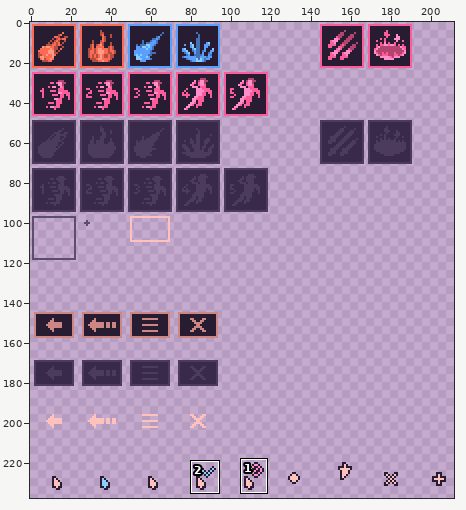
File history of a pixel-art file, assets/ui.aseprite. Above, an overview of the earlier version with the close-up marked.
Close-up. Before the commit:
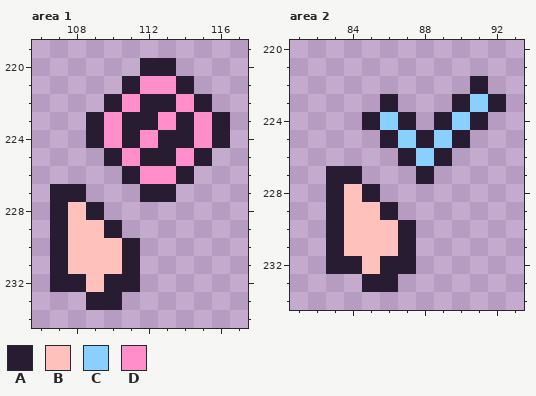
240x240 pixels, 1 frame. Shown: area 1: x 106..117, y 219..234; area 2: x 81..93, y 220..234. The wide view leaves out empty margins. The commit also changed other parts of the picture, which this record leaves out.
Palette (. is transparent): A #281c33  B #ffc1bc  C #89d0ff  D #ff8eca
Pixels before, area 1, first column x 107:
220 .....AA...
221 ....ADDA..
222 ...ADAADA.
223 ..ADAADADA
224 ..ADADAADA
225 ...ADAADA.
226 ....ADDA..
227 AA...AA...
228 ABA.......
229 ABBA......
230 ABBBA.....
231 ABBBA.....
232 AABAA.....
233 ..AA......
Pixels before, area 2, first column x 83:
222 ........A.
223 ...A...ACA
224 ..ACA.ACA.
225 ...ACACA..
226 ....ACA...
227 AA...A....
228 ABA.......
229 ABBA......
230 ABBBA.....
231 ABBBA.....
232 AABAA.....
233 ..AA......
After the commit:
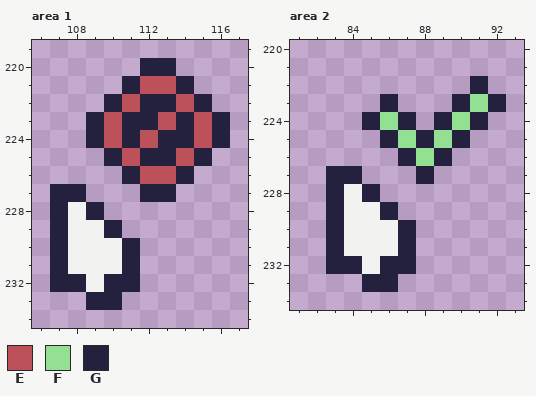
Colours new in this view: E #bd515a  F #94e092  G #23213d
Diff:
{"colour":"B","old":"#ffc1bc","new":"#f2f2f0"}
{"colour":"D","old":"#ff8eca","new":"#d95b9a"}
{"where": "area 1"}
{"y":220,"x":112,"old":"AA","new":"GG"}
{"y":221,"x":111,"old":"ADDA","new":"GEEG"}
{"y":222,"x":110,"old":"ADAADA","new":"GEGGEG"}
{"y":223,"x":109,"old":"ADAADADA","new":"GEGGEGEG"}
{"y":224,"x":109,"old":"ADADAADA","new":"GEGEGGEG"}
{"y":225,"x":110,"old":"ADAADA","new":"GEGGEG"}
{"y":226,"x":111,"old":"ADDA","new":"GEEG"}
{"y":227,"x":107,"old":"AA","new":"GG"}
{"y":227,"x":112,"old":"AA","new":"GG"}
{"y":228,"x":107,"old":"A","new":"G"}
{"y":228,"x":109,"old":"A","new":"G"}
{"y":229,"x":107,"old":"A","new":"G"}
{"y":229,"x":110,"old":"A","new":"G"}
{"y":230,"x":107,"old":"A","new":"G"}
{"y":230,"x":111,"old":"A","new":"G"}
{"y":231,"x":107,"old":"A","new":"G"}
{"y":231,"x":111,"old":"A","new":"G"}
{"y":232,"x":107,"old":"AA","new":"GG"}
{"y":232,"x":110,"old":"AA","new":"GG"}
{"y":233,"x":109,"old":"AA","new":"GG"}
{"where": "area 2"}
{"y":222,"x":91,"old":"A","new":"G"}
{"y":223,"x":86,"old":"A","new":"G"}
{"y":223,"x":90,"old":"ACA","new":"GFG"}
{"y":224,"x":85,"old":"ACA","new":"GFG"}
{"y":224,"x":89,"old":"ACA","new":"GFG"}
{"y":225,"x":86,"old":"ACACA","new":"GFGFG"}
{"y":226,"x":87,"old":"ACA","new":"GFG"}
{"y":227,"x":83,"old":"AA","new":"GG"}
{"y":227,"x":88,"old":"A","new":"G"}
{"y":228,"x":83,"old":"A","new":"G"}
{"y":228,"x":85,"old":"A","new":"G"}
{"y":229,"x":83,"old":"A","new":"G"}
{"y":229,"x":86,"old":"A","new":"G"}
{"y":230,"x":83,"old":"A","new":"G"}
{"y":230,"x":87,"old":"A","new":"G"}
{"y":231,"x":83,"old":"A","new":"G"}
{"y":231,"x":87,"old":"A","new":"G"}
{"y":232,"x":83,"old":"AA","new":"GG"}
{"y":232,"x":86,"old":"AA","new":"GG"}
{"y":233,"x":85,"old":"AA","new":"GG"}
